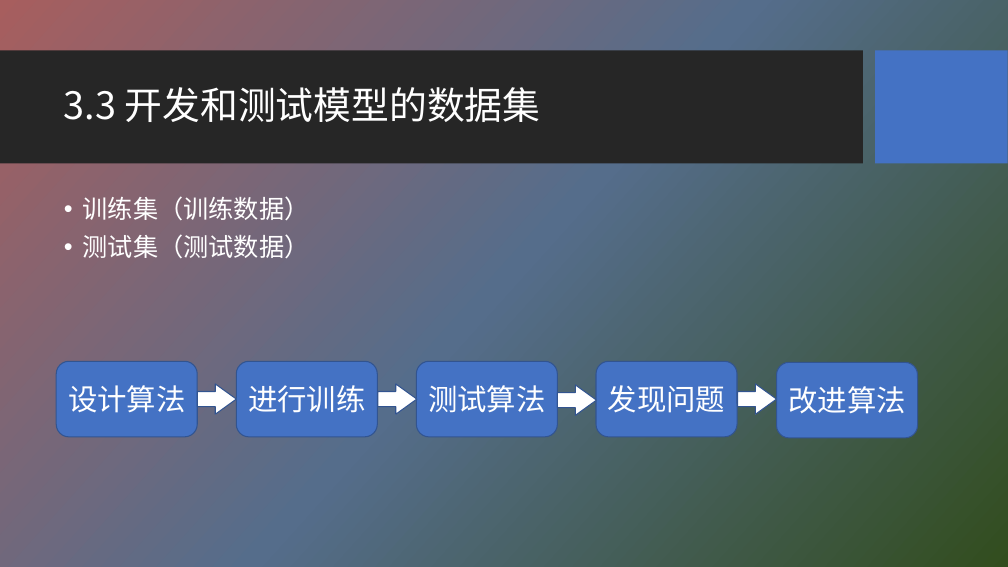
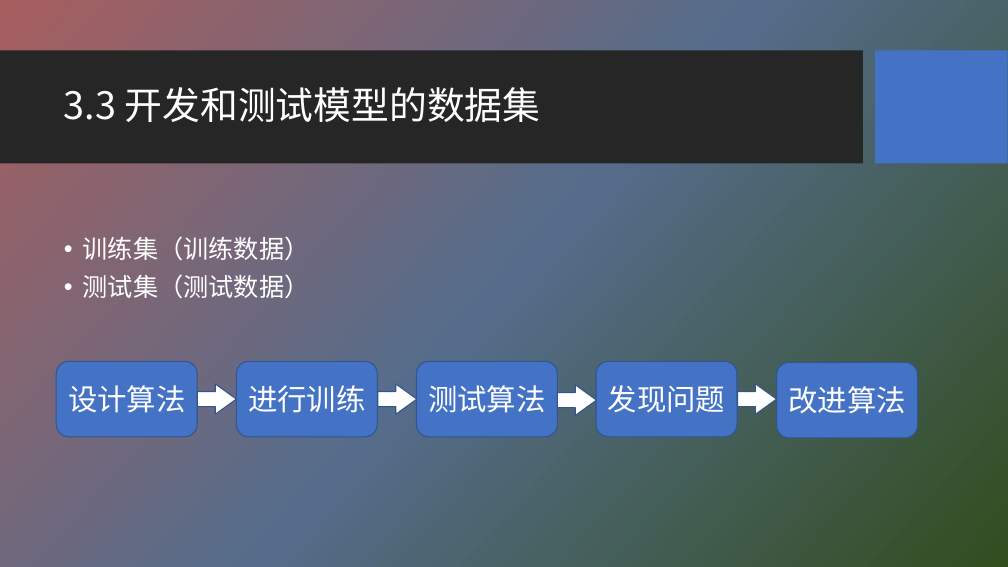
Before and after one commit to HBU/NLP_PPT, a slide deck: slide 33 of PPT-2020/ch03 n元语法模型.pptx (slide 34 before the commit). Drawn at 1008x567 pixels with LibreOffice and Linux fonts; fonts in the diff are those of the drawing; background and template pictures are left out. Boxes give left, top, right and bottom in pixels: in the first picture for what was removed or moved away, otherwise in the second. Text is boxed around its words. In the diff, an @@ line names an element or a change of style, - is before the commit and + after.

```diff
--- a/PPT-2020/ch03 n元语法模型.pptx
+++ b/PPT-2020/ch03 n元语法模型.pptx
@@ text "训练集（训练数据）": place and size @@
-text "训练集（训练数据）" at <box>83,196,310,258</box>
+text "训练集（训练数据）" at <box>83,236,310,298</box>
```
Also in this commit, not shown: 2 other slides changed, 1 slide removed.
